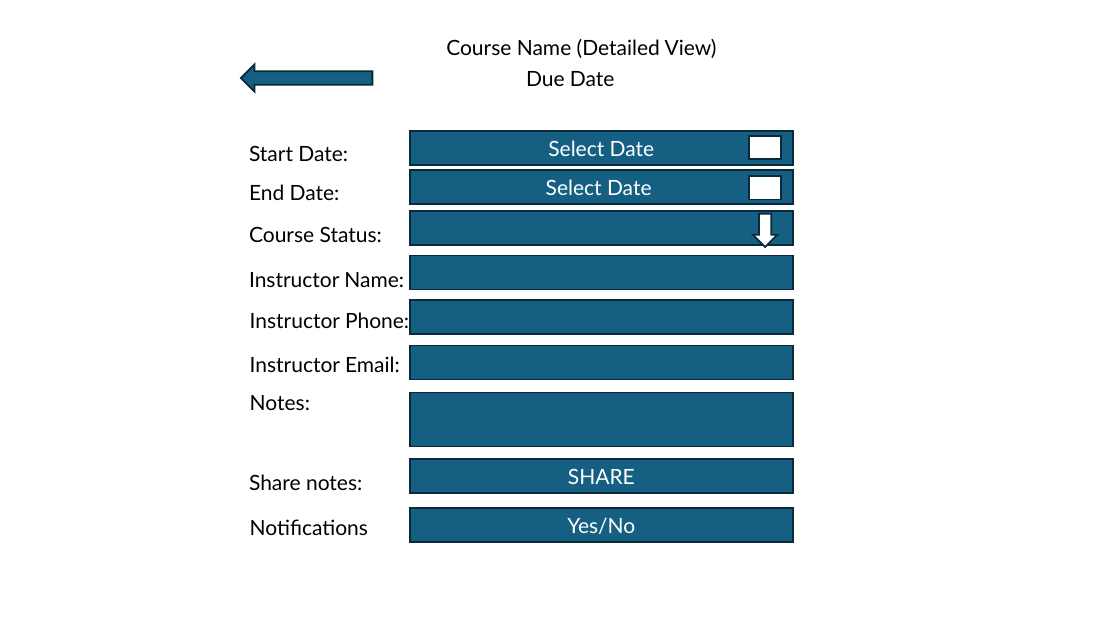
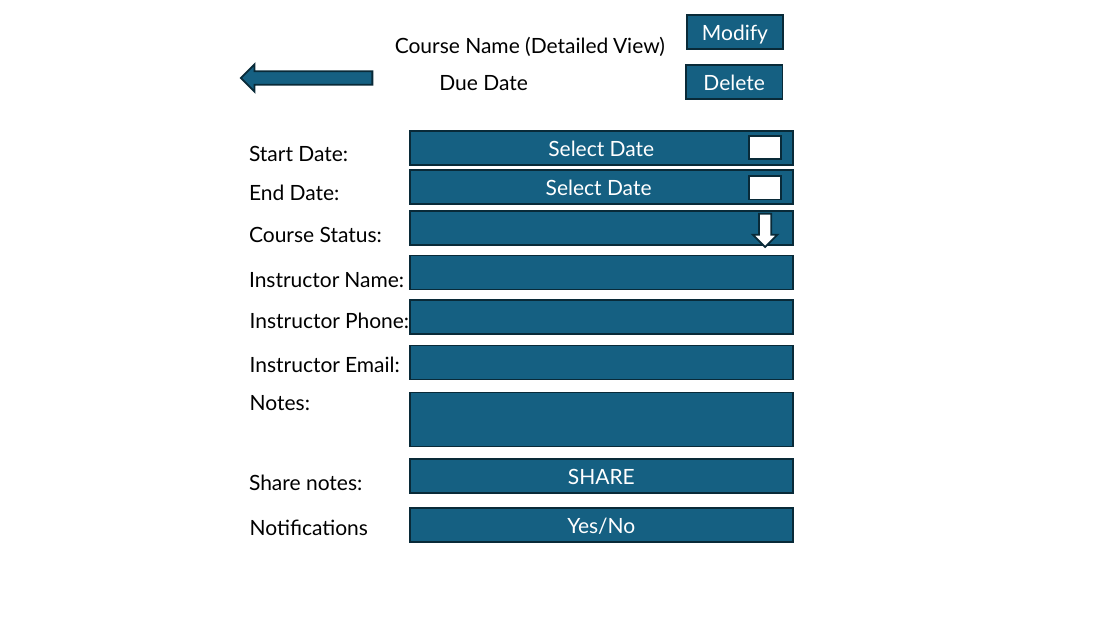
Before and after one commit to rpotesmangra11/C971-Mobile-App-Development, a slide deck: slide 5 of b1.pptx. Drawn at 1120x630 pixels with LibreOffice and Linux fonts; fonts in the diff are those of the drawing. Boxes give left, top, right and bottom in pixels: in the first picture for what was removed or moved away, otherwise in the second. Text is boxed around its words. In the diff, an @@ line names an element or a change of style, - is before the commit and + after.

Commit message:
B2 - add courses slides

```diff
--- a/b1.pptx
+++ b/b1.pptx
@@ text "Course Name (Detailed View)": place and size @@
-text "Course Name (Detailed View)" at [446, 39, 717, 58]
+text "Course Name (Detailed View)" at [395, 37, 665, 56]
@@ rectangle added at [687, 15, 784, 49], fill #156082, outline #092A39 1.5 pt, 18 pt, text #FFFFFF @@
+Modify
@@ text "Due Date": place and size @@
-text "Due Date" at [526, 71, 615, 86]
+text "Due Date" at [439, 75, 528, 90]
@@ rectangle added at [686, 66, 783, 99], fill #156082, outline #092A39 1.5 pt, 18 pt, text #FFFFFF @@
+Delete
```
